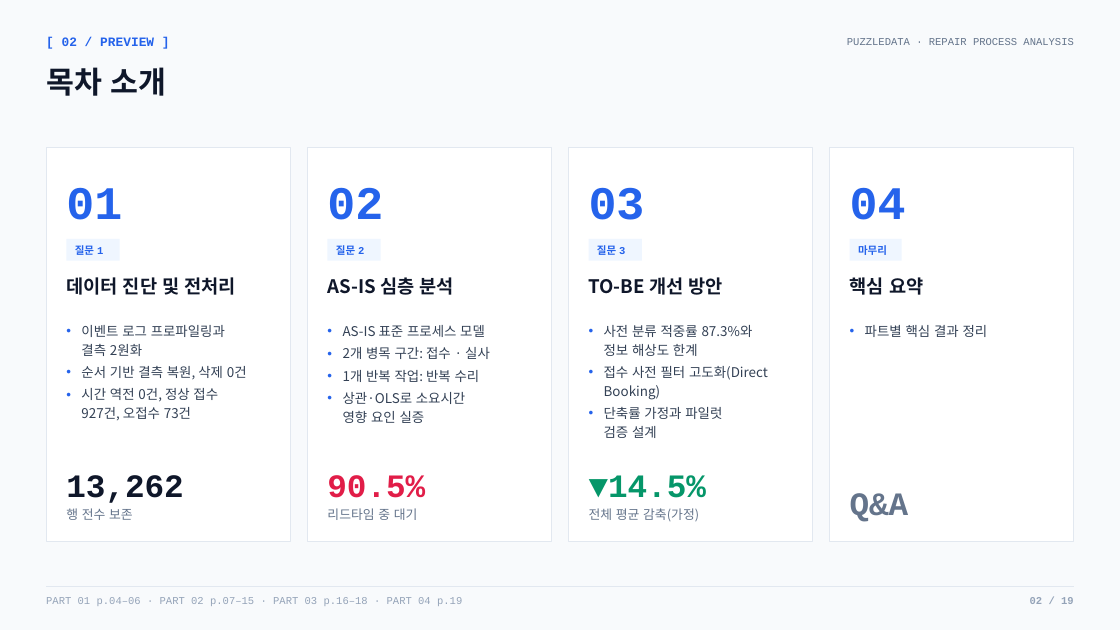
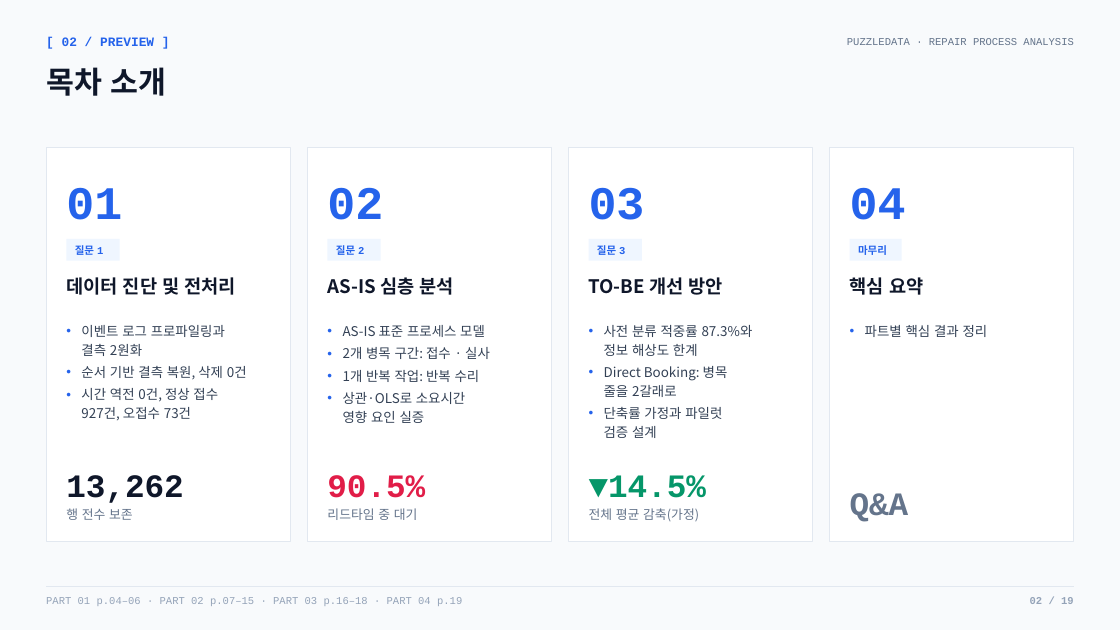
Before and after one commit to nus1245/puzzle_data, a slide deck: slide 2 of outputs/pptx/puzzledata_repair_report.pptx. Drawn at 1120x630 pixels with LibreOffice and Linux fonts; fonts in the diff are those of the drawing. Boxes give left, top, right and bottom in pixels: in the first picture for what was removed or moved away, otherwise in the second. Text is boxed around its words. In the diff, an @@ line names an element or a change of style, - is before the commit and + after.

```diff
--- a/outputs/pptx/puzzledata_repair_report.pptx
+++ b/outputs/pptx/puzzledata_repair_report.pptx
@@ text at (604,366,728,397): text changed @@
-• 접수 사전 필터 고도화(Direct
-  Booking)
+• Direct Booking: 병목
+  줄을 2갈래로
```
Also in this commit, not shown: 3 other slides changed, 3 other files.
